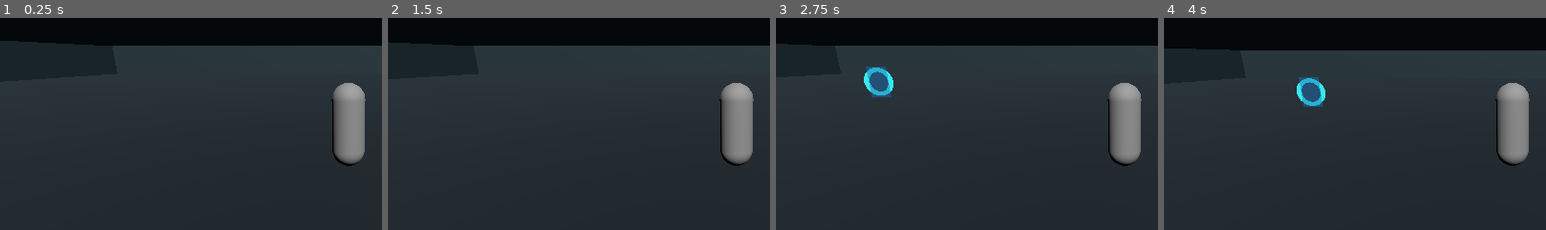
Above: before the commit, frames 1-4 (left to right).
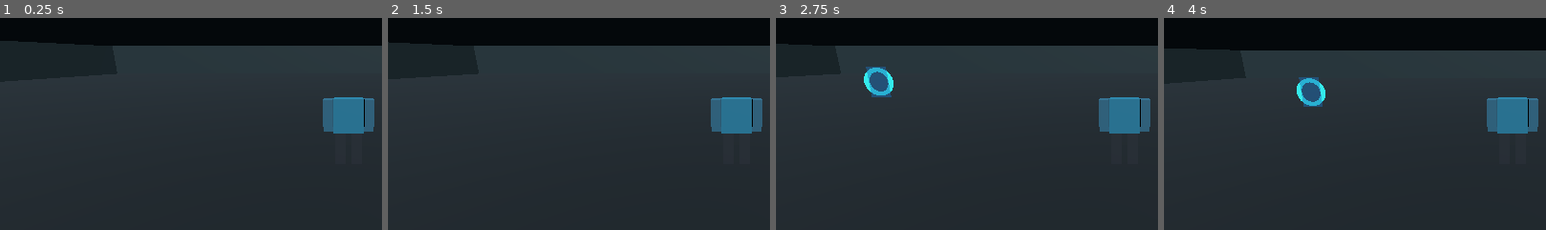
Above: after the commit, the same moments.

Repository: qaqp980520-prog/2126-Survival
Game: Godot game, scene res://prototypes/BackroomsPortalPlayground.tscn
Same seed, same stepped clock (60 frames per second), same inputs: the game is played once before the commit and once after it.
Inputs (mouse positions are % of the whole screen's width and height, from its top left):
- Up to frame 1 (0.25 s): no input
- Up to frame 2 (1.5 s): tap Enter at 0.5 s; move the mouse to (72, 44) at 0.52 s; hold D 0.53-1.25 s; hold R 0.53-1.25 s; click (72, 44) at 0.67 s; tap Space at 0.77 s; drag from (30, 54) to (45, 70) at 1.27 s
- Up to frame 3 (2.75 s): tap Space at 2 s; move the mouse to (60, 27) at 2.02 s; hold D from 2.03 s (still down); tap 2 at 2.1 s
- Up to frame 4 (4 s): release D at 2.75 s; drag from (45, 70) to (20, 34) at 2.77 s; tap Enter at 3.5 s; move the mouse to (80, 65) at 3.52 s; hold A from 3.53 s (still down); tap Q at 3.6 s; tap Space at 3.77 s
The pictures show only the part of the screen within x 4-54%, y 27-77%; the shares and areas given below are measured in that part.

The runs differ from the first frame. In frame 1, 3.8% of the frame differs, in the area x 84-98%, y 30-70%; in frame 2, 3.8%; in frame 3, 3.8%; in frame 4, 3.8%.
Error after the commit: Invalid assignment of property or key 'size' with value of type 'Vector3' on a base object of type 'SphereMesh'. (res://prototypes/BackroomsPortalPlayground.gd…

Commit message:
feat: add humanoid placeholder and winding Backrooms corridors

Diff:
--- a/prototypes/BackroomsPortalPlayground.gd
+++ b/prototypes/BackroomsPortalPlayground.gd
@@ -35,14 +35,28 @@
     _update_hud()
 
 func _build_player_visual() -> void:
-    var body_mesh := MeshInstance3D.new()
-    body_mesh.name = "BodyMesh"
-    var capsule_mesh := CapsuleMesh.new()
-    capsule_mesh.radius = 0.35
-    capsule_mesh.height = 1.8
-    body_mesh.mesh = capsule_mesh
-    body_mesh.position = Vector3(0.0, 0.9, 0.0)
-    player.add_child(body_mesh)
+    # Simple readable humanoid placeholder assembled from primitive meshes.
+    _add_player_part("Torso", BoxMesh.new(), Vector3(0.0, 1.12, 0.0), Vector3(0.62, 0.72, 0.34), Color(0.12, 0.48, 0.62))
+    _add_player_part("Head", SphereMesh.new(), Vector3(0.0, 1.72, 0.0), Vector3(0.34, 0.36, 0.32), Color(0.82, 0.68, 0.52))
+    _add_player_part("LeftArm", BoxMesh.new(), Vector3(-0.43, 1.12, 0.0), Vector3(0.2, 0.68, 0.24), Color(0.16, 0.4, 0.52))
+    _add_player_part("RightArm", BoxMesh.new(), Vector3(0.43, 1.12, 0.0), Vector3(0.2, 0.68, 0.24), Color(0.16, 0.4, 0.52))
+    _add_player_part("LeftLeg", BoxMesh.new(), Vector3(-0.17, 0.42, 0.0), Vector3(0.23, 0.72, 0.28), Color(0.12, 0.16, 0.2))
+    _add_player_part("RightLeg", BoxMesh.new(), Vector3(0.17, 0.42, 0.0), Vector3(0.23, 0.72, 0.28), Color(0.12, 0.16, 0.2))
+
+func _add_player_part(part_name: String, mesh_resource: PrimitiveMesh, part_position: Vector3, part_size: Vector3, color: Color) -> void:
+    var mesh_instance := MeshInstance3D.new()
+    mesh_instance.name = part_name
+    mesh_resource.size = part_size
+    if mesh_resource is SphereMesh:
+        mesh_resource.radius = 0.18
+        mesh_resource.height = 0.36
+    mesh_instance.mesh = mesh_resource
+    var material := StandardMaterial3D.new()
+    material.albedo_color = color
+    material.roughness = 0.78
+    mesh_instance.material_override = material
+    mesh_instance.position = part_position
+    player.add_child(mesh_instance)
 
 func _process(delta: float) -> void:
     if director == null:
@@ -107,20 +121,33 @@
     _add_box(backrooms_room, "SouthWall", Vector3(0, 2, 30), Vector3(60, 4, 1), wall_color)
     _add_box(backrooms_room, "WestWall", Vector3(-30, 2, 0), Vector3(1, 4, 60), wall_color)
     _add_box(backrooms_room, "EastWall", Vector3(30, 2, 0), Vector3(1, 4, 60), wall_color)
-    if level_name == "Level 0":
-        _add_box(backrooms_room, "OfficePartitionA", Vector3(-10, 1.8, -7), Vector3(1, 3.6, 24), wall_color)
-        _add_box(backrooms_room, "OfficePartitionB", Vector3(7, 1.8, 8), Vector3(22, 3.6, 1), wall_color)
-    elif level_name == "Level 1":
-        _add_box(backrooms_room, "WarehouseDividerA", Vector3(-12, 2, -4), Vector3(1.5, 4, 22), wall_color)
-        _add_box(backrooms_room, "WarehouseDividerB", Vector3(10, 2, 9), Vector3(20, 4, 1.5), wall_color)
-    elif level_name == "Level 2":
-        _add_box(backrooms_room, "PipeWallA", Vector3(-8, 2, -8), Vector3(1.2, 4, 26), wall_color)
-        _add_box(backrooms_room, "PipeWallB", Vector3(8, 2, 8), Vector3(1.2, 4, 26), wall_color)
-    else:
-        _add_box(backrooms_room, "ServerAisleA", Vector3(-12, 2, 0), Vector3(1.2, 4, 24), wall_color)
-        _add_box(backrooms_room, "ServerAisleB", Vector3(12, 2, 0), Vector3(1.2, 4, 24), wall_color)
+    _build_winding_corridors(backrooms_room, level_name, wall_color)
 
     _set_collision_enabled(backrooms_room, true)
+
+func _build_winding_corridors(parent: Node3D, level_name: String, wall_color: Color) -> void:
+    # Deterministic maze-like interior. Bounded to this room for this iteration.
+    var rng := RandomNumberGenerator.new()
+    rng.seed = WORLD_SEED + abs(level_name.hash())
+    var x := -22.0
+    var z := -20.0
+    for i in range(12):
+        var horizontal_length := rng.randf_range(5.0, 12.0)
+        var vertical_length := rng.randf_range(5.0, 11.0)
+        var x_center := clampf(x + horizontal_length * 0.5, -22.0, 22.0)
+        var z_center := clampf(z + vertical_length * 0.5, -22.0, 22.0)
+        var horizontal_width := minf(horizontal_length, 24.0 - absf(x))
+        var vertical_height := minf(vertical_length, 24.0 - absf(z))
+        if horizontal_width > 2.0:
+            _add_box(parent, "WindingWallH_%02d" % i, Vector3(x_center, 1.8, z), Vector3(horizontal_width, 3.6, 0.8), wall_color)
+        if vertical_height > 2.0:
+            _add_box(parent, "WindingWallV_%02d" % i, Vector3(x, 1.8, z_center), Vector3(0.8, 3.6, vertical_height), wall_color)
+        x += rng.randf_range(-7.0, 7.0)
+        z += rng.randf_range(4.0, 8.0)
+        if x > 20.0:
+            x = -20.0
+        if z > 20.0:
+            z = -20.0
 
 func _set_collision_enabled(root_node: Node, enabled: bool) -> void:
     for child in root_node.get_children():
